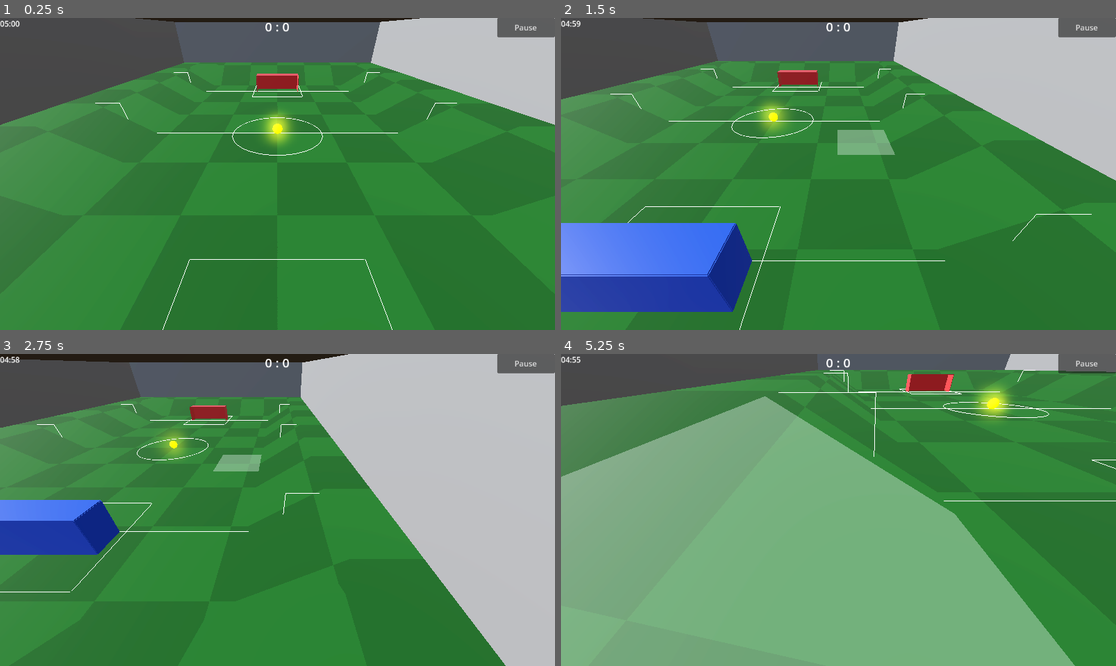
Above: before the commit, frames 1-4 (two rows, left to right).
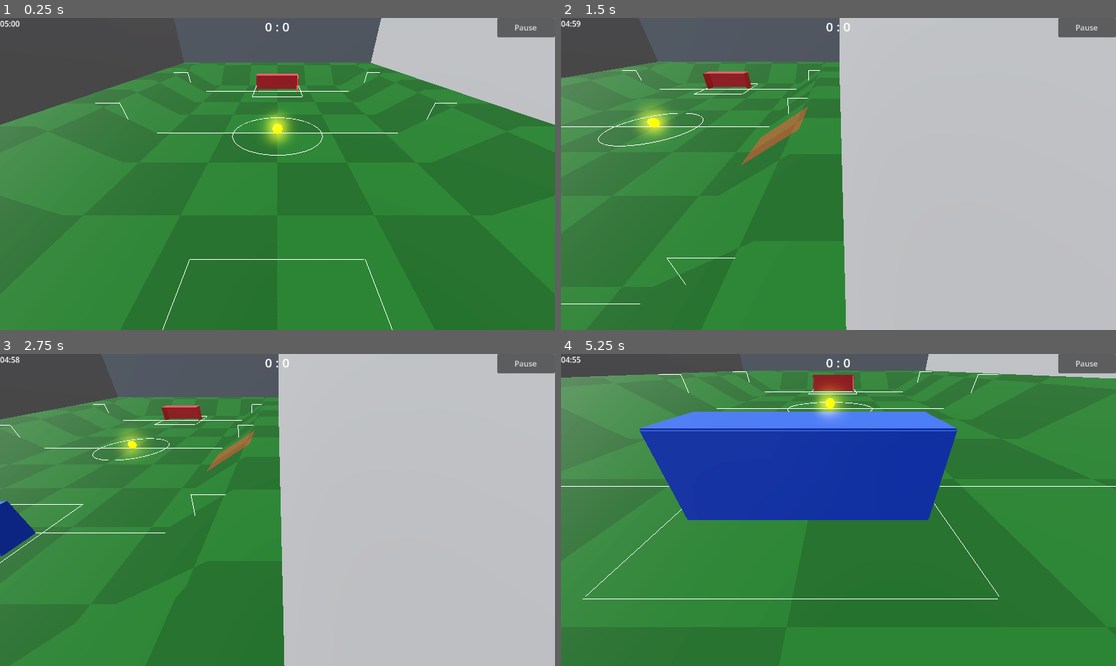
Above: after the commit, the same moments.

Repository: AlyssaSmt/Godot-kicker
Game: Godot game, scene res://main/main.tscn
Same seed, same stepped clock (60 frames per second), same inputs: the game is played once before the commit and once after it.
Inputs (mouse positions are in pixels of both pictures, inside the frame that each line leads up to):
- Up to frame 1 (0.25 s): no input
- Up to frame 2 (1.5 s): tap Enter at 0.5 s; move the mouse to (960, 158) at 0.52 s; hold D (move_right) 0.53-1.28 s; hold Ctrl 0.53-1.28 s; click (960, 158) at 0.67 s; tap Space (jump) at 0.77 s; move the mouse to (727, 189) at 1.27 s; hold S (move_backward) from 1.28 s (still down); tap Shift (shift) at 1.35 s
- Up to frame 3 (2.75 s): tap Space (jump) at 1.52 s; tap Ctrl at 1.55 s; move the mouse to (333, 441) at 2.02 s; release S (move_backward) at 2.03 s; hold D (move_right) from 2.03 s (still down); hold Ctrl from 2.03 s (still down)
- Up to frame 4 (5.25 s): move the mouse to (810, 572) at 2.77 s; release D (move_right) at 2.78 s; release Ctrl at 2.78 s; hold W (move_forward) 2.78-3.53 s; tap Ctrl at 2.85, 3.8, 4.35 s; click (810, 572) at 2.92 s; tap Space (jump) at 3.02, 3.77, 4.52 s; move the mouse to (1005, 556) at 3.52 s; hold Shift (shift) 3.53-4.28 s; hold A (move_left) 3.53-5.03 s; move the mouse to (672, 463) at 4.27 s; move the mouse to (866, 510) at 5.02 s; hold S (move_backward) from 5.03 s (still down); hold Ctrl from 5.03 s (still down); click (866, 510) at 5.17 s

The runs differ from the first frame. In frame 1, 0.6% of the frame differs, in the area x 0-76%, y 0-35%; in frame 2, 52%; in frame 3, 28%; in frame 4, 66%, in the area x 0-100%, y 0-100%.

Commit message:
Refactor terrain generation and editing logic; improve highlight functionality and adjust forbidden quad handling

Diff:
--- a/Procedural Generation/TerrainGeneration.gd
+++ b/Procedural Generation/TerrainGeneration.gd
@@ -26,8 +26,8 @@
 @export var border_exception_quads: Array[int] = [92, 96, 20, 24]
 
 @export var forbidden_quads: Array[int] = [
-	95,94,93,84,85,86,
-	30,31,32,21,22,23
+	94,93,95,84,85,86,
+	30,31,32,23,22,21
 ]
 
 # Field dimensions (for _is_inside_field)
@@ -72,7 +72,11 @@
 # HIGHLIGHT
 # =========================
 var highlight_mesh: MeshInstance3D
+var highlight_mat: StandardMaterial3D
 var highlight_quad_id := -1
+
+const HIGHLIGHT_OK := Color(1, 1, 1, 0.22)         # weiß
+const HIGHLIGHT_FORBID := Color(1, 0.10, 0.10, 0.28) # rot
 
 func _ready() -> void:
 	generate()
@@ -135,6 +139,7 @@
 	data = MeshDataTool.new()
 	data.create_from_surface(base_mesh, 0)
 
+	# flach machen
 	for i in range(data.get_vertex_count()):
 		var v: Vector3 = data.get_vertex(i)
 		v.y = 0.0
@@ -142,6 +147,7 @@
 
 	_apply_outer_border_height()
 
+	# commit
 	var new_mesh := ArrayMesh.new()
 	data.commit_to_surface(new_mesh)
 
@@ -165,9 +171,12 @@
 func edit_quad(quad_id: int, delta: float) -> void:
 	if quad_id < 0:
 		return
+
+	# Forbidden blocken
 	if _is_quad_forbidden(quad_id):
 		return
 
+	# Rand sperren
 	if _is_quad_locked_border(quad_id):
 		if border_exception_quads.has(quad_id):
 			if debug_locked_border:
@@ -185,7 +194,7 @@
 	mesh_instance.mesh = updated_mesh
 	_apply_field_material()
 
-	# Recreate collider
+	# collider neu
 	for child in mesh_instance.get_children():
 		if child is StaticBody3D:
 			child.queue_free()
@@ -196,9 +205,9 @@
 	mesh_instance.create_trimesh_collision()
 	_fix_ball_safely()
 
-	# 🔥 Rebuild highlight after edit (so it aligns exactly)
+	# Highlight rebuild (falls aktiv)
 	if highlight_quad_id == quad_id:
-		show_quad_highlight(quad_id)
+		show_quad_highlight(quad_id, false)
 
 	for node in get_tree().get_nodes_in_group("field_lines"):
 		node.redraw_all_lines()
@@ -273,22 +282,9 @@
 		pos.y = terrain_y + 0.3
 		rb.global_transform.origin = pos
 
-	# =========================
-	# HEIGHT SAMPLING
-	# =========================
-func get_height_at_position(x: float, z: float) -> float:
-	var closest := INF
-	var height := 0.0
-
-	for i in range(data.get_vertex_count()):
-		var v := data.get_vertex(i)
-		var dist := v.distance_to(Vector3(x, v.y, z))
-		if dist < closest:
-			closest = dist
-			height = v.y
-
-	return height
-
+# =========================
+# RESET
+# =========================
 func reset_field() -> void:
 	for i in range(data.get_vertex_count()):
 		var v: Vector3 = data.get_vertex(i)
@@ -312,22 +308,27 @@
 	mesh_instance.create_trimesh_collision()
 	_fix_ball_safely()
 
-	# Highlight neu setzen, falls aktiv
+	# Highlight neu setzen falls aktiv
 	if highlight_quad_id != -1:
-		show_quad_highlight(highlight_quad_id)
+		show_quad_highlight(highlight_quad_id, is_quad_forbidden(highlight_quad_id))
 
 	emit_signal("terrain_changed")
-	print("Field has been reset!")
-
-# =========================
-# FORBIDDEN / BORDER
+
+# =========================
+# FORBIDDEN / BORDER (Public API)
 # =========================
 func is_quad_forbidden(quad_id: int) -> bool:
-	# Public wrapper (so your editor can call it cleanly)
 	return _is_quad_forbidden(quad_id)
 
 func _is_quad_forbidden(quad_id: int) -> bool:
 	return forbidden_quads.has(quad_id)
+
+func is_quad_blocked(quad_id: int) -> bool:
+	if _is_quad_forbidden(quad_id):
+		return true
+	if _is_quad_locked_border(quad_id) and not border_exception_quads.has(quad_id):
+		return true
+	return false
 
 func _get_border_height() -> float:
 	return max_height + border_extra
@@ -383,7 +384,7 @@
 	return _is_in_locked_border(center)
 
 # =========================
-# HIGHLIGHT (sorts the 4 points cleanly)
+# HIGHLIGHT
 # =========================
 func _create_highlight() -> void:
 	if highlight_mesh and is_instance_valid(highlight_mesh):
@@ -393,18 +394,20 @@
 	highlight_mesh.name = "QuadHighlight"
 	add_child(highlight_mesh)
 
-	var mat := StandardMaterial3D.new()
-	mat.transparency = BaseMaterial3D.TRANSPARENCY_ALPHA
-	mat.emission_enabled = true
-	mat.albedo_color = Color(1, 1, 1, 0.22)  # white, transparent
-	mat.emission = Color(1, 1, 1)            # white glow
-	mat.emission_energy_multiplier = 1.0     # optional: 0.8–1.5 je nach Geschmack
-	mat.no_depth_test = true
-	highlight_mesh.material_override = mat
-
+	highlight_mat = StandardMaterial3D.new()
+	highlight_mat.transparency = BaseMaterial3D.TRANSPARENCY_ALPHA
+	highlight_mat.emission_enabled = true
+	highlight_mat.no_depth_test = true
+
+	# default white
+	highlight_mat.albedo_color = HIGHLIGHT_OK
+	highlight_mat.emission = Color(1, 1, 1)
+	highlight_mat.emission_energy_multiplier = 1.0
+
+	highlight_mesh.material_override = highlight_mat
 	highlight_mesh.visible = false
 
-func show_quad_highlight(quad_id: int) -> void:
+func show_quad_highlight(quad_id: int, forbidden := false) -> void:
 	if quad_id < 0 or data == null:
 		hide_quad_highlight()
 		return
@@ -415,7 +418,7 @@
 		hide_quad_highlight()
 		return
 
-	# Unique Vertex-IDs sammeln (2 Dreiecke = 1 Quad)
+	# Unique Vertex-IDs sammeln
 	var ids: Array[int] = []
 	for i in 3:
 		ids.append(data.get_face_vertex(face_a, i))
@@ -442,28 +445,43 @@
 		center += p
 	center /= float(pts.size())
 
-	# Nach Winkel sortieren (im XZ) → garantiert richtige Quad-Reihenfolge
+	# Winkel sortieren im XZ
 	pts.sort_custom(func(a: Vector3, b: Vector3) -> bool:
 		var aa := atan2(a.z - center.z, a.x - center.x)
 		var bb := atan2(b.z - center.z, b.x - center.x)
 		return aa < bb
 	)
 
-	# Quad als 2 Triangles
+	# Mesh bauen
 	var up := Vector3.UP * 0.03
 	var st := SurfaceTool.new()
 	st.begin(Mesh.PRIMITIVE_TRIANGLES)
+
 	st.add_vertex(pts[0] + up)
 	st.add_vertex(pts[1] + up)
 	st.add_vertex(pts[2] + up)
+
 	st.add_vertex(pts[0] + up)
 	st.add_vertex(pts[2] + up)
 	st.add_vertex(pts[3] + up)
 
 	highlight_mesh.mesh = st.commit()
+
+	# ✅ Farbe setzen
+	if highlight_mat:
+		if forbidden:
+			highlight_mat.albedo_color = HIGHLIGHT_FORBID
+			highlight_mat.emission = Color(1, 0.15, 0.15)
+			highlight_mat.emission_energy_multiplier = 1.2
+		else:
+			highlight_mat.albedo_color = HIGHLIGHT_OK
+			highlight_mat.emission = Color(1, 1, 1)
+			highlight_mat.emission_energy_multiplier = 1.0
+
 	highlight_mesh.visible = true
-
-	# ✅ Auto-unhighlight nach 4s (und alte Timer killen)
+	highlight_quad_id = quad_id
+
+	# Auto-unhighlight nach 4s
 	if highlight_mesh.has_meta("hide_tween"):
 		var old_t: Tween = highlight_mesh.get_meta("hide_tween")
 		if old_t:
@@ -474,9 +492,27 @@
 	t.tween_interval(4.0)
 	t.tween_callback(Callable(self, "hide_quad_highlight"))
 
-
-
 func hide_quad_highlight() -> void:
 	if highlight_mesh:
 		highlight_mesh.visible = false
 	highlight_quad_id = -1
+
+
+# =========================
+# HEIGHT SAMPLING
+# =========================
+func get_height_at_position(x: float, z: float) -> float:
+	if data == null:
+		return 0.0
+
+	var closest := INF
+	var height := 0.0
+
+	for i in range(data.get_vertex_count()):
+		var v := data.get_vertex(i)
+		var dist := Vector2(v.x - x, v.z - z).length()
+		if dist < closest:
+			closest = dist
+			height = v.y
+
+	return height
--- a/Procedural Generation/terrain_editor.gd
+++ b/Procedural Generation/terrain_editor.gd
@@ -1,3 +1,4 @@
+@tool
 extends Node3D
 class_name TerrainEditor
 
@@ -12,11 +13,11 @@
 		push_error("TerrainEditor: terrain not set!")
 		return
 
-	# Left-click → Select quad
+	# Left-click → select quad
 	if event is InputEventMouseButton and event.pressed and event.button_index == MOUSE_BUTTON_LEFT:
 		_select_quad()
 
-	# Q / E → Edit terrain
+	# Q / E → edit terrain
 	if event is InputEventKey and event.pressed:
 		if event.as_text() == raise_key:
 			_edit(+terrain.edit_height)
@@ -45,7 +46,7 @@
 
 	var col: Object = hit["collider"]
 
-	# Only target terrain (MeshInstance or its collider child)
+	# Only target terrain
 	if terrain.mesh_instance == null:
 		return
 	if col != terrain.mesh_instance and (col is Node and (col as Node).get_parent() != terrain.mesh_instance):
@@ -53,23 +54,25 @@
 		return
 
 	var face: int = int(hit["face_index"])
-	var quad_id := int(face / 2.0)
+	var quad_id := int(face / 2)
 
-	# If forbidden: don't select
-	if terrain.is_quad_forbidden(quad_id):
-		print("Forbidden Quad:", quad_id, " face:", face)
+	# ✅ blocked? (forbidden OR locked border)
+	var blocked := terrain.is_quad_blocked(quad_id)
+
+	# ✅ show highlight ALWAYS, but red if blocked
+	last_quad = quad_id
+	terrain.show_quad_highlight(quad_id, blocked)
+
+	if blocked:
+		print("⛔ Blocked quad:", quad_id, " face:", face)
 		last_quad = -1
-		terrain.hide_quad_highlight()
 		return
 
-	last_quad = quad_id
 	print("Quad selected:", last_quad)
-
-	terrain.show_quad_highlight(last_quad)
-
 
 func _edit(amount: float) -> void:
 	if last_quad == -1:
 		return
+
 	terrain.edit_quad(last_quad, amount)
-	terrain.show_quad_highlight(last_quad) # reapply after edit
+	terrain.show_quad_highlight(last_quad, false)
--- a/main/EditorSpectator.gd
+++ b/main/EditorSpectator.gd
@@ -84,7 +84,7 @@
 	if Input.is_action_pressed("shift"):
 		vy -= 1.0
 
-	var speed := fast_speed if Input.is_key_pressed(KEY_SHIFT) else move_speed
+	var speed := fast_speed if Input.is_key_pressed(KEY_CTRL) else move_speed
 
 	var target_v := Vector3.ZERO
 	if dir != Vector3.ZERO:
--- a/main/main.tscn
+++ b/main/main.tscn
@@ -52,14 +52,13 @@
 edit_height = 2.0
 noise = SubResource("FastNoiseLite_ig7tw")
 quads_x = 8
-forbidden_quads = Array[int]([105, 104, 103, 116, 115, 114, 39, 38, 37, 28, 27, 26])
+forbidden_quads = null
 
 [node name="TerrainEditor" type="Node3D" parent="." node_paths=PackedStringArray("terrain")]
 script = ExtResource("3_fwcvl")
 terrain = NodePath("../TerrainGeneration")
 
 [node name="ArenaBounds" parent="." instance=ExtResource("4_s758e")]
-height = 20.0
 
 [node name="BallNode" parent="." instance=ExtResource("5_73k8k")]
 transform = Transform3D(1, 0, 0, 0, 1, 0, 0, 0, 1, 0, 0.5, 0)
@@ -211,6 +210,7 @@
 • WASD: move
 • Space: fly up
 • Shift: fly down
+• Ctrl: faster
 • Linksklick: Select quad
 • Q: Terrain up
 • E: Terrain down
Not shown: 1 places in main/main.tscn that only renumber resources
